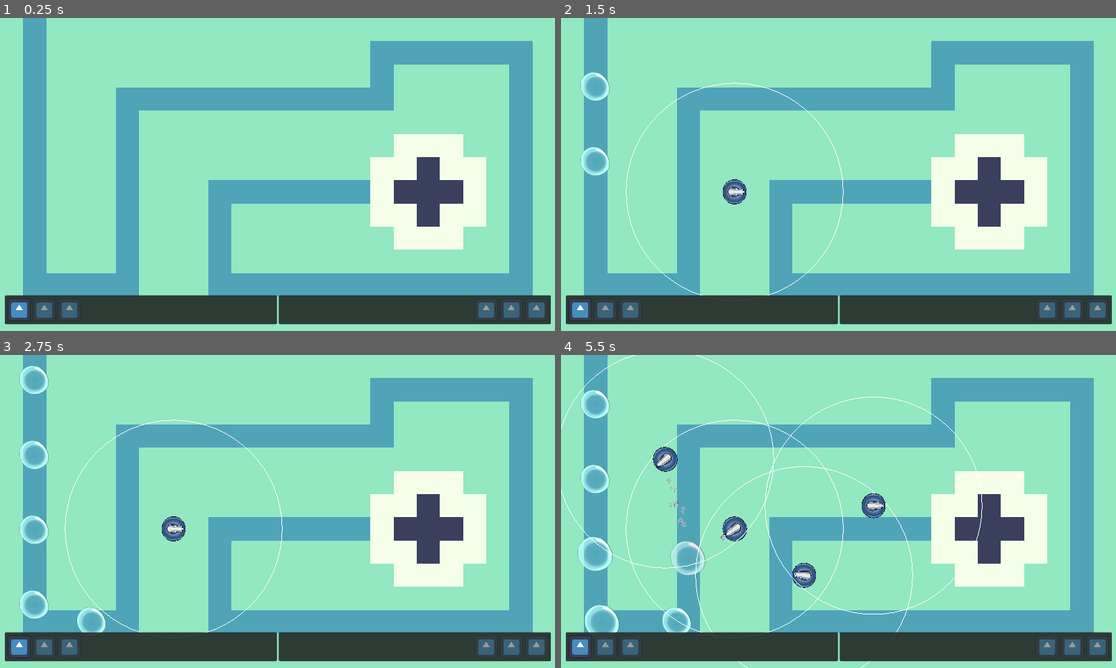
Above: before the commit, frames 1-4 (two rows, left to right).
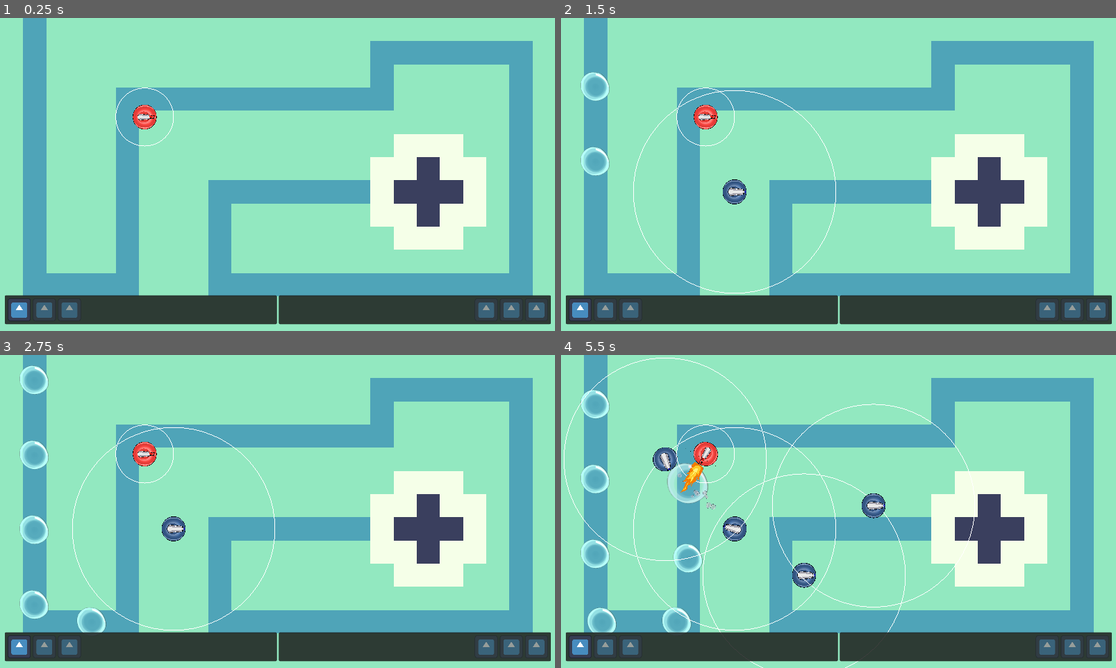
Above: after the commit, the same moments.

Repository: JustPause/GameJam2025
Game: Godot game, scene res://Scene/Green Lands.tscn
The game is run twice, just before and just after one commit, with the same random seed, the same clock (stepped at 60 frames per second) and the same inputs. The engine's default icon, where the game draws it, is replaced by a stand-in: a white triangle on a blue panel in a dark square. Sound files missing from this copy of the repository are replaced by a short silence.
Inputs (mouse positions are in pixels of both pictures, inside the frame that each line leads up to):
- Up to frame 1 (0.25 s): no input
- Up to frame 2 (1.5 s): tap Enter at 0.5 s; move the mouse to (960, 158) at 0.52 s; click (960, 158) at 0.67 s; move the mouse to (727, 190) at 1.27 s; click (727, 190) at 1.42 s
- Up to frame 3 (2.75 s): move the mouse to (333, 442) at 2.02 s; click (333, 442) at 2.17 s
- Up to frame 4 (5.5 s): move the mouse to (810, 574) at 2.77 s; click (810, 574) at 2.92 s; move the mouse to (1005, 558) at 3.52 s; click (1005, 558) at 3.67 s; move the mouse to (672, 464) at 4.27 s; click (672, 464) at 4.42 s; move the mouse to (866, 511) at 5.02 s; click (866, 511) at 5.17 s

The runs differ from the first frame. In frame 1, 0.3% of the frame differs, in the area x 20-32%, y 22-42%; in frame 2, 0.8%; in frame 3, 0.8%; in frame 4, 3.7%, in the area x 0-76%, y 0-100%.

Commit message:
fire turret and small changes

Diff:
--- a/Scene/Green Lands.tscn
+++ b/Scene/Green Lands.tscn
@@ -1,10 +1,11 @@
-[gd_scene load_steps=9 format=4 uid="uid://vg7ige6kku6i"]
+[gd_scene load_steps=10 format=4 uid="uid://vg7ige6kku6i"]
 
 [ext_resource type="Script" path="res://Code/Map.gd" id="1_putcg"]
 [ext_resource type="Texture2D" uid="uid://dv7bp8snjam25" path="res://Assets/Water.png" id="1_tpi1q"]
 [ext_resource type="PackedScene" uid="uid://dkk5x4jq0j1mv" path="res://Scene/UI.tscn" id="1_vwbbn"]
 [ext_resource type="Script" path="res://Code/enemy_spawner.gd" id="2_ygyud"]
 [ext_resource type="Script" path="res://Scene/Buildings.gd" id="4_kpbxv"]
+[ext_resource type="PackedScene" uid="uid://i584myvhuq56" path="res://entities/turret/fire_turret/fire_blower.tscn" id="6_jqx6v"]
 
 [sub_resource type="TileSetAtlasSource" id="TileSetAtlasSource_3f5yi"]
 texture = ExtResource("1_tpi1q")
@@ -67,3 +68,6 @@
 offset_bottom = 319.0
 size_flags_vertical = 1
 metadata/_edit_use_anchors_ = true
+
+[node name="FireBlower" parent="." instance=ExtResource("6_jqx6v")]
+position = Vector2(300, 205)
--- a/entities/bubble/basic_bubble.gd
+++ b/entities/bubble/basic_bubble.gd
@@ -21,12 +21,15 @@
 #current image scale of bubble
 var current_scale : Vector2
 
+var killed : bool = false
 func kill() -> void:
-	remove_child(audio_player)
-	AudioManager.add_child(audio_player)
-	audio_player.play()
-	audio_player.finished.connect(audio_player.queue_free)
-	call_deferred("queue_free")
+	if not killed:
+		killed = true
+		remove_child(audio_player)
+		AudioManager.add_child(audio_player)
+		audio_player.play()
+		audio_player.finished.connect(audio_player.queue_free)
+		call_deferred("queue_free")
 
 func hit_on_caselle() -> void:
 	print("hit")
--- /dev/null
+++ b/entities/turret/fire_turret/fire_blower.gd
@@ -0,0 +1,85 @@
+extends Node2D
+
+@export var radius : float = 50
+
+@export var damage_rate : float = 1
+@export var attack_wait_time : float = 0.25
+
+@export var draw_circle_outline : bool = true :
+	set(value):
+		draw_circle_outline = value
+		queue_redraw()
+
+@onready var enemy_detector : Area2D = $EnemyDetector
+@onready var flame : AnimatedSprite2D = $AnimatedSprite2D
+
+
+var enemies_in_range : Array[HitBox]
+
+var current_target_enemy : HitBox = null
+var can_shoot : bool = false
+
+func shoot_timer() -> void:
+	get_tree().create_timer(attack_wait_time).timeout.connect(func() -> void: can_shoot = true)
+
+func add_area(area : Area2D) -> void:
+	if area is HitBox:
+		enemies_in_range.append(area)
+
+		if current_target_enemy == null:
+			current_target_enemy = area
+			shoot_timer()
+
+		#lambda func becaus weird error was occuring when binded to remove area
+		area.tree_exiting.connect(remove_area.bind(area))
+
+
+
+func remove_area(area : Area2D) -> void:
+	enemies_in_range.erase(area)
+
+	if area == current_target_enemy:
+		can_shoot = false
+		flame.visible = false
+		current_target_enemy = null
+
+		var highest_ratio : float =  0
+		for enemy in enemies_in_range:
+			if highest_ratio < enemy.get_parent().progress_ratio:
+				highest_ratio = enemy.get_parent().progress_ratio
+				current_target_enemy = enemy
+
+		if current_target_enemy:
+			shoot_timer()
+
+func _ready() -> void:
+	var collision_shape := CollisionShape2D.new()
+	var shape := CircleShape2D.new()
+	shape.radius = radius
+	collision_shape.shape = shape
+	enemy_detector.add_child(collision_shape)
+
+	flame.visible = false
+
+	enemy_detector.area_entered.connect(add_area)
+	enemy_detector.area_exited.connect(remove_area)
+
+
+func _physics_process(_delta: float) -> void:
+	if not current_target_enemy:
+		return
+
+	look_at(current_target_enemy.global_position)
+
+	if not can_shoot:
+		return
+
+	flame.visible = true
+	current_target_enemy.emit_signal("damage", damage_rate * _delta, GlobalEnums.TowerAttackTypes.FIRE)
+
+
+
+
+func _draw() -> void:
+	if draw_circle_outline:
+		draw_circle(Vector2(), radius, Color.WHITE, false)
--- /dev/null
+++ b/entities/turret/fire_turret/fire_blower.tscn
@@ -0,0 +1,84 @@
+[gd_scene load_steps=13 format=3 uid="uid://i584myvhuq56"]
+
+[ext_resource type="Script" path="res://entities/turret/fire_turret/fire_blower.gd" id="1_3b0ub"]
+[ext_resource type="Texture2D" uid="uid://c33r70jus7jlc" path="res://entities/turret/fire_turret/fire_turret.png" id="1_c3wem"]
+[ext_resource type="Texture2D" uid="uid://dqsxc8qfiyb8" path="res://entities/turret/small_turret/bubble_small.png" id="2_1b48a"]
+[ext_resource type="Texture2D" uid="uid://bkti7bt08whpq" path="res://entities/turret/fire_turret/flames/fire_frame01.png" id="3_tb7x7"]
+[ext_resource type="Texture2D" uid="uid://ceh3uok8qgv2n" path="res://entities/turret/fire_turret/flames/fire_frame02.png" id="4_chxhm"]
+[ext_resource type="Texture2D" uid="uid://bvenb1miqo5ku" path="res://entities/turret/fire_turret/flames/fire_frame03.png" id="5_6m8ot"]
+[ext_resource type="Texture2D" uid="uid://bvkja1sgagsl0" path="res://entities/turret/fire_turret/flames/fire_frame05.png" id="6_57uur"]
+[ext_resource type="Texture2D" uid="uid://1mjg8woj8t8e" path="res://entities/turret/fire_turret/flames/fire_frame04.png" id="7_suuex"]
+[ext_resource type="Texture2D" uid="uid://d17upvkx0so50" path="res://entities/turret/fire_turret/flames/fire_frame06.png" id="8_i345h"]
+[ext_resource type="Texture2D" uid="uid://tkth3bivn4ix" path="res://entities/turret/fire_turret/flames/fire_frame07.png" id="9_g4jx6"]
+[ext_resource type="Texture2D" uid="uid://ckgiq3r6vqsg4" path="res://entities/turret/fire_turret/flames/fire_frame08.png" id="10_24j1m"]
+
+[sub_resource type="SpriteFrames" id="SpriteFrames_6qjsd"]
+animations = [{
+"frames": [{
+"duration": 1.0,
+"texture": ExtResource("3_tb7x7")
+}, {
+"duration": 1.0,
+"texture": ExtResource("4_chxhm")
+}, {
+"duration": 1.0,
+"texture": ExtResource("5_6m8ot")
+}, {
+"duration": 1.0,
+"texture": ExtResource("6_57uur")
+}, {
+"duration": 1.0,
+"texture": ExtResource("7_suuex")
+}, {
+"duration": 1.0,
+"texture": ExtResource("8_i345h")
+}, {
+"duration": 1.0,
+"texture": ExtResource("9_g4jx6")
+}, {
+"duration": 1.0,
+"texture": ExtResource("10_24j1m")
+}],
+"loop": true,
+"name": &"default",
+"speed": 8.0
+}]
+
+[node name="FireBlower" type="Node2D"]
+script = ExtResource("1_3b0ub")
+radius = 60.0
+damage_rate = 5.0
+attack_wait_time = 0.5
+
+[node name="EnemyDetector" type="Area2D" parent="."]
+collision_layer = 0
+collision_mask = 2
+monitorable = false
+
+[node name="BubbleTurretSmall" type="Sprite2D" parent="."]
+rotation = -1.57079
+scale = Vector2(0.025, 0.025)
+texture = ExtResource("1_c3wem")
+
+[node name="CPUParticles2D" type="CPUParticles2D" parent="."]
+position = Vector2(9, 0)
+emitting = false
+amount = 20
+lifetime = 0.5
+one_shot = true
+explosiveness = 0.75
+texture = ExtResource("2_1b48a")
+particle_flag_align_y = true
+spread = 10.0
+gravity = Vector2(0, 0)
+initial_velocity_min = 10.0
+initial_velocity_max = 80.0
+scale_amount_min = 0.01
+scale_amount_max = 0.02
+
+[node name="AnimatedSprite2D" type="AnimatedSprite2D" parent="."]
+position = Vector2(65, 2.0961e-13)
+rotation = 1.5708
+scale = Vector2(0.05, 0.1)
+sprite_frames = SubResource("SpriteFrames_6qjsd")
+frame_progress = 0.337024
--- a/entities/turret/small_turret/air_blower.gd
+++ b/entities/turret/small_turret/air_blower.gd
@@ -4,16 +4,16 @@
 @export var damage : float = 1
 @export var attack_speed : float = 0.4
 
-@export var draw_circle_outline : bool = true
+@export var draw_circle_outline : bool = true:
+	set(value):
+		can_shoot = value
+		queue_redraw()
 
 @onready var enemy_detector : Area2D = $EnemyDetector
 @onready var particles : CPUParticles2D = $GPUParticles2D
 
 var enemies_in_range : Array[HitBox]
-var can_shoot : bool = true :
-	set(value):
-		can_shoot = value
-		queue_redraw()
+var can_shoot : bool = true
 
 
 func add_area(area : Area2D) -> void:
--- a/entities/turret/small_turret/air_blower.tscn
+++ b/entities/turret/small_turret/air_blower.tscn
@@ -6,6 +6,7 @@
 
 [node name="AirBlower" type="Node2D"]
 script = ExtResource("1_kp384")
+radius = 70.0
 attack_speed = 0.25
 
 [node name="EnemyDetector" type="Area2D" parent="."]
Binary file added: entities/turret/fire_turret/flames/fire_frame01.png
Not shown, added: entities/turret/fire_turret/flames/fire_frame01.png.import
Binary file added: entities/turret/fire_turret/flames/fire_frame02.png
Not shown, added: entities/turret/fire_turret/flames/fire_frame02.png.import
Binary file added: entities/turret/fire_turret/flames/fire_frame03.png
Not shown, added: entities/turret/fire_turret/flames/fire_frame03.png.import
Binary file added: entities/turret/fire_turret/flames/fire_frame04.png
Not shown, added: entities/turret/fire_turret/flames/fire_frame04.png.import
Binary file added: entities/turret/fire_turret/flames/fire_frame05.png
Not shown, added: entities/turret/fire_turret/flames/fire_frame05.png.import
Binary file added: entities/turret/fire_turret/flames/fire_frame06.png
Not shown, added: entities/turret/fire_turret/flames/fire_frame06.png.import
(and 4 more such lines)
